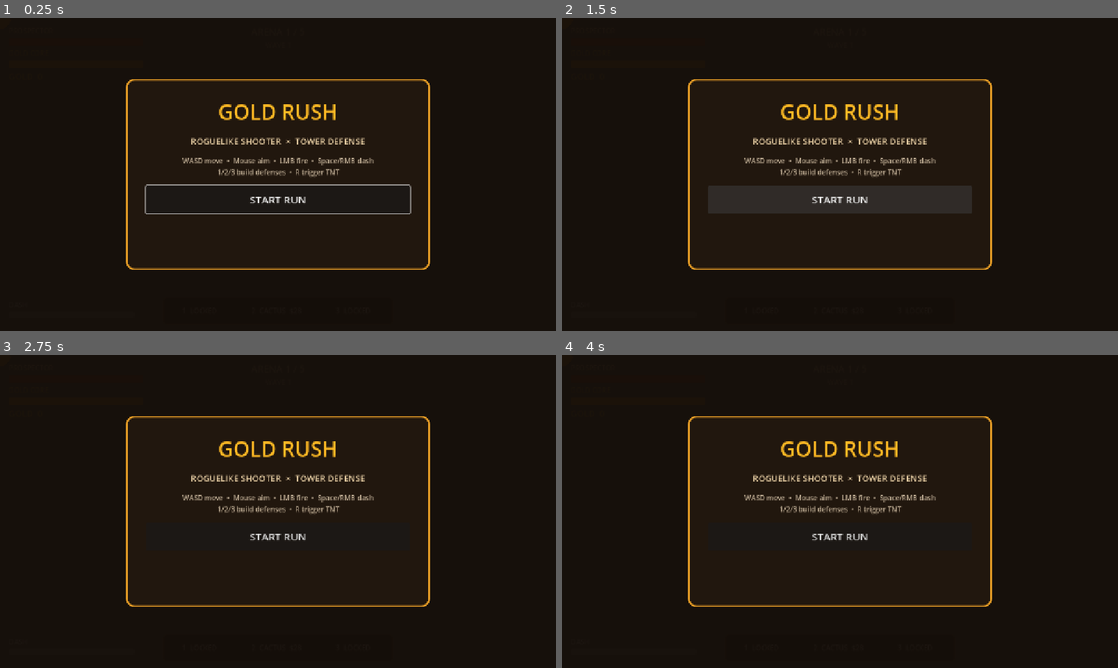
Above: before the commit, frames 1-4 (two rows, left to right).
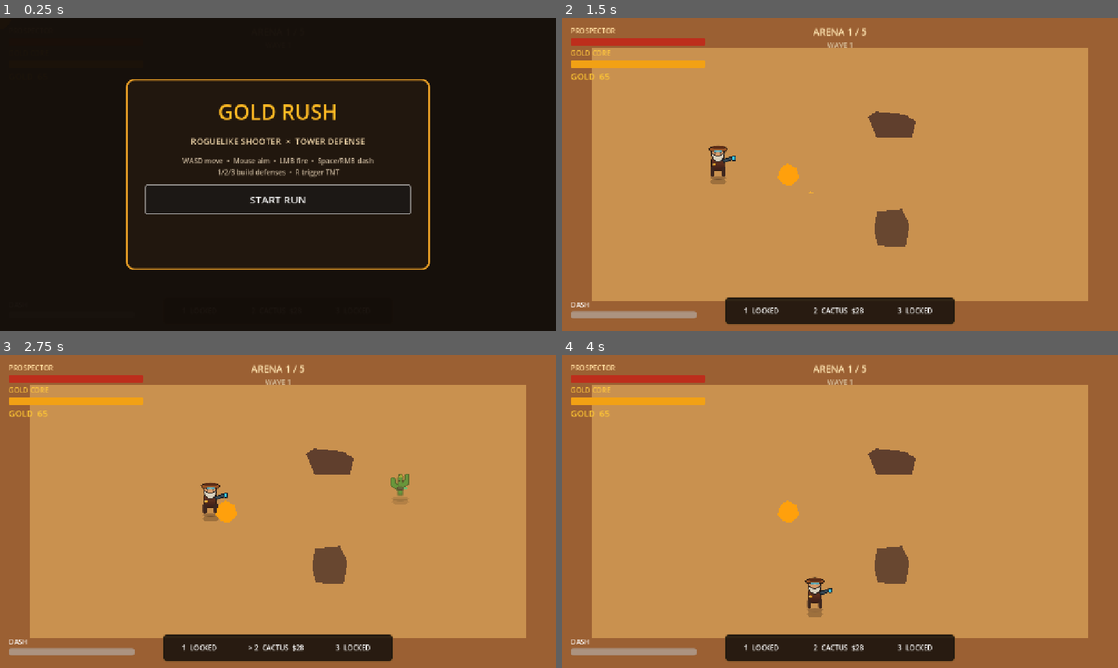
Above: after the commit, the same moments.

Repository: motomotoo1997-art/monster-quest
Game: Godot game, scene res://scenes/main/Main.tscn
The game is run twice, just before and just after one commit, with the same random seed, the same clock (stepped at 60 frames per second) and the same inputs.
Inputs (mouse positions are in pixels of both pictures, inside the frame that each line leads up to):
- Up to frame 1 (0.25 s): no input
- Up to frame 2 (1.5 s): click "START RUN" at 0.5 s; click (840, 199) at 1.25 s, where only the run before the commit has a clickable "START RUN"
- Up to frame 3 (2.75 s): tap Enter at 2 s; move the mouse to (400, 495) at 2.02 s; hold D (move_right) from 2.03 s (still down); tap E (ability_e) at 2.1 s
- Up to frame 4 (4 s): move the mouse to (728, 527) at 2.77 s; release D (move_right) at 2.78 s; hold S (move_down) 2.78-3.53 s; tap Q (ability_q) at 2.85 s; move the mouse to (895, 442) at 3.52 s; hold D (move_right) from 3.53 s (still down); tap R (ability_r) at 3.6 s

The runs differ from the first frame. In frame 2, 97% of the frame differs, in the area x 0-100%, y 0-100%; in frame 3, 97%; in frame 4, 97%.
Error before the commit: Parse Error: Cannot assign a value of type Array[Node2D] to variable "markers" with specified type Array[Node]. (res://scripts/systems/wave_director.gd:84)

Commit message:
fix: match wave spawn marker array type

Diff:
--- a/gold-rush-roguelike/scripts/systems/wave_director.gd
+++ b/gold-rush-roguelike/scripts/systems/wave_director.gd
@@ -8,67 +8,64 @@
 @export var arena_controller_path: NodePath
 @export var player_path: NodePath
 @export var core_path: NodePath
-@export var gold_pickup_scene: PackedScene
 
-var wave_number: int = 0
+var current_wave_number: int = 0
 var _spawn_queue: Array[Dictionary] = []
 var _spawn_timer := 0.0
-var _alive_enemies := 0
 var _spawning_enabled := false
-var _wave_active := false
+var _active_enemies: Array[EnemyBase] = []
 
 var arena_controller: ArenaController
-var player_target: Node2D
-var core_target: Node2D
+var player: Node2D
+var core: Node2D
 
 
 func _ready() -> void:
 	arena_controller = get_node_or_null(arena_controller_path) as ArenaController
-	player_target = get_node_or_null(player_path) as Node2D
-	core_target = get_node_or_null(core_path) as Node2D
+	player = get_node_or_null(player_path) as Node2D
+	core = get_node_or_null(core_path) as Node2D
 
 
 func _process(delta: float) -> void:
-	if not _spawning_enabled or _spawn_queue.is_empty():
+	_prune_dead_enemies()
+	if not _spawning_enabled:
 		_check_wave_complete()
 		return
 	_spawn_timer = maxf(_spawn_timer - delta, 0.0)
-	if _spawn_timer > 0.0:
-		return
-	_spawn_next()
+	if _spawn_timer <= 0.0:
+		_spawn_next()
 
 
-func start_wave(definition: Array[Dictionary]) -> void:
-	stop_spawning()
-	_spawn_queue.clear()
-	for entry in definition:
-		var scene: PackedScene = entry.get("scene") as PackedScene
-		var count: int = maxi(int(entry.get("count", 0)), 0)
-		var interval: float = maxf(float(entry.get("interval", 0.4)), 0.02)
-		if scene == null or count <= 0:
-			continue
-		for _i in count:
-			_spawn_queue.append({"scene": scene, "interval": interval})
-	wave_number += 1
-	_wave_active = true
+func start_wave(entries: Array[Dictionary]) -> void:
+	clear_wave()
+	current_wave_number += 1
+	for entry in entries:
+		var count := maxi(int(entry.get("count", 1)), 0)
+		for _i in range(count):
+			_spawn_queue.append(entry.duplicate())
 	_spawning_enabled = not _spawn_queue.is_empty()
-	_spawn_timer = 0.0
-	wave_started.emit(wave_number)
-	_check_wave_complete()
+	_spawn_timer = 0.05
+	wave_started.emit(current_wave_number)
+	if not _spawning_enabled:
+		_check_wave_complete()
 
 
 func stop_spawning() -> void:
+	_spawn_queue.clear()
 	_spawning_enabled = false
 
 
 func clear_wave() -> void:
-	_spawning_enabled = false
-	_spawn_queue.clear()
-	_wave_active = false
+	stop_spawning()
+	for enemy in _active_enemies:
+		if enemy != null and is_instance_valid(enemy):
+			enemy.queue_free()
+	_active_enemies.clear()
 
 
 func get_alive_enemy_count() -> int:
-	return _alive_enemies
+	_prune_dead_enemies()
+	return _active_enemies.size()
 
 
 func _spawn_next() -> void:
@@ -81,52 +78,33 @@
 	_spawn_timer = float(entry.get("interval", 0.4))
 	if scene == null or arena_controller == null or arena_controller.current_arena == null:
 		return
-	var markers: Array[Node] = arena_controller.get_markers(&"enemy_spawn")
+	var markers: Array[Node2D] = arena_controller.get_markers(&"enemy_spawn")
 	if markers.is_empty():
 		return
+	var marker: Node2D = markers[randi() % markers.size()]
 	var enemy := scene.instantiate() as EnemyBase
 	if enemy == null:
 		return
 	arena_controller.current_arena.add_child(enemy)
-	var marker := markers[randi() % markers.size()] as Node2D
-	if marker == null:
-		enemy.queue_free()
-		return
 	enemy.global_position = marker.global_position
-	enemy.set_targets(player_target, core_target)
-	enemy.enemy_died.connect(_on_enemy_died)
-	_alive_enemies += 1
+	enemy.set_targets(player, core)
+	_active_enemies.append(enemy)
 	enemy_spawned.emit(enemy)
-	if _spawn_queue.is_empty():
-		_spawning_enabled = false
 
 
-func _on_enemy_died(enemy: Node, gold_value: int) -> void:
-	_alive_enemies = maxi(_alive_enemies - 1, 0)
-	if enemy is Node2D:
-		_spawn_gold((enemy as Node2D).global_position, gold_value)
-	_check_wave_complete()
-
-
-func _spawn_gold(world_position: Vector2, amount: int) -> void:
-	if gold_pickup_scene == null or amount <= 0:
-		return
-	var pickup := gold_pickup_scene.instantiate() as GoldPickup
-	if pickup == null:
-		return
-	var target_parent: Node = arena_controller.current_arena if arena_controller != null else get_tree().current_scene
-	if target_parent == null:
-		pickup.free()
-		return
-	target_parent.add_child(pickup)
-	pickup.global_position = world_position
-	pickup.configure(amount)
+func _prune_dead_enemies() -> void:
+	var survivors: Array[EnemyBase] = []
+	for enemy in _active_enemies:
+		if enemy != null and is_instance_valid(enemy) and enemy.is_alive():
+			survivors.append(enemy)
+	_active_enemies = survivors
 
 
 func _check_wave_complete() -> void:
-	if not _wave_active:
+	if _spawning_enabled or not _spawn_queue.is_empty() or not _active_enemies.is_empty():
 		return
-	if _spawning_enabled or not _spawn_queue.is_empty() or _alive_enemies > 0:
+	if current_wave_number <= 0:
 		return
-	_wave_active = false
-	wave_completed.emit(wave_number)
+	var completed := current_wave_number
+	current_wave_number = 0
+	wave_completed.emit(completed)
